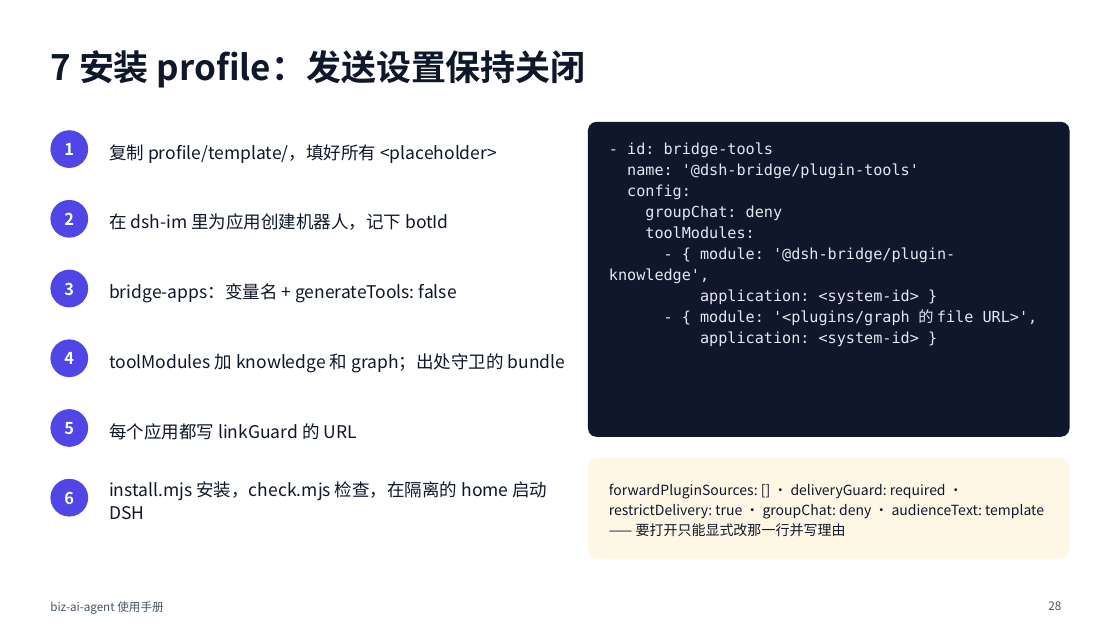
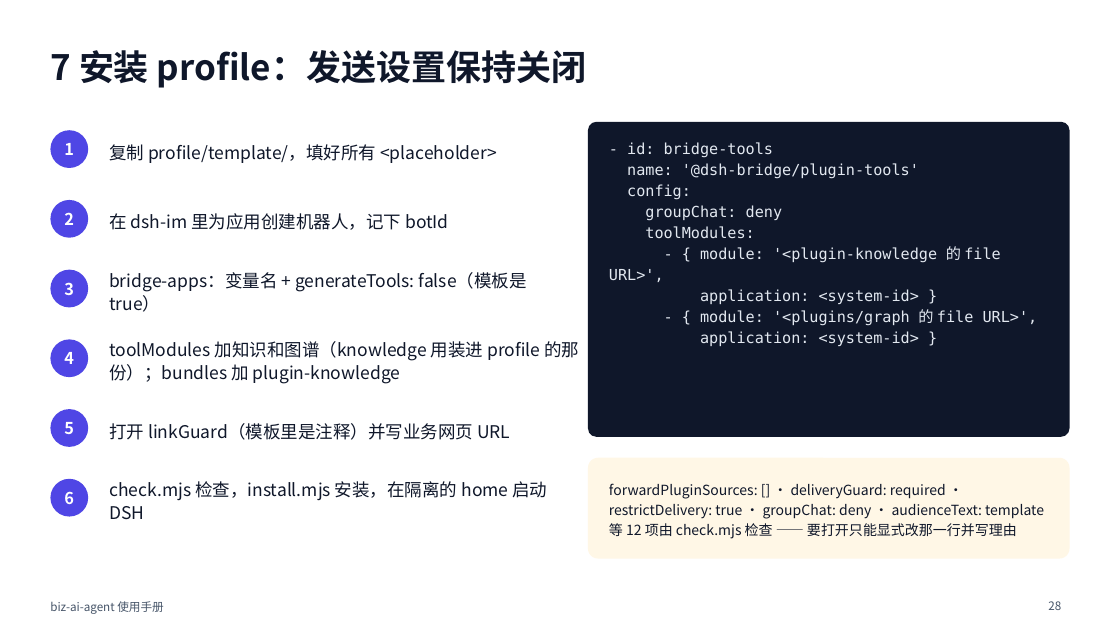
Before and after one commit to ITC-cloud-soft/biz-ai-agent, a slide deck: slide 28 of docs/MANUAL.pptx. Drawn at 1120x630 pixels with LibreOffice and Linux fonts; fonts in the diff are those of the drawing. Boxes give left, top, right and bottom in pixels: in the first picture for what was removed or moved away, otherwise in the second. Text is boxed around its words. In the diff, an @@ line names an element or a change of style, - is before the commit and + after.

```diff
--- a/docs/MANUAL.pptx
+++ b/docs/MANUAL.pptx
@@ text at <box>609,246,1000,282</box>: text changed @@
-- { module: '@dsh-bridge/plugin-knowledge',
+- { module: '<plugin-knowledge 的 file URL>',
@@ text at <box>109,272,527,312</box>: text changed @@
-bridge-apps：变量名 + generateTools: false
+bridge-apps：变量名 + generateTools: false（模板是 true）
@@ text at <box>109,341,579,384</box>: text changed @@
-toolModules 加 knowledge 和 graph；出处守卫的 bundle
+toolModules 加知识和图谱（knowledge 用装进 profile 的那份）；bundles 加 plugin-knowledge
@@ text at <box>109,423,510,440</box>: text changed @@
-每个应用都写 linkGuard 的 URL
+打开 linkGuard（模板里是注释）并写业务网页 URL
@@ text at <box>109,481,547,520</box>: text changed @@
-install.mjs 安装，check.mjs 检查，在隔离的 home 启动 DSH
+check.mjs 检查，install.mjs 安装，在隔离的 home 启动 DSH
@@ text at <box>609,483,1044,539</box>: text changed @@
-forwardPluginSources: [] · deliveryGuard: required · restrictDelivery: true · groupChat: deny · audienceText: template —— 要打开只能显式改那一行并写理由
+forwardPluginSources: [] · deliveryGuard: required · restrictDelivery: true · groupChat: deny · audienceText: template 等 12 项由 check.mjs 检查 —— 要打开只能显式改那一行并写理由
```
Also in this commit, not shown: 26 other slides changed.
